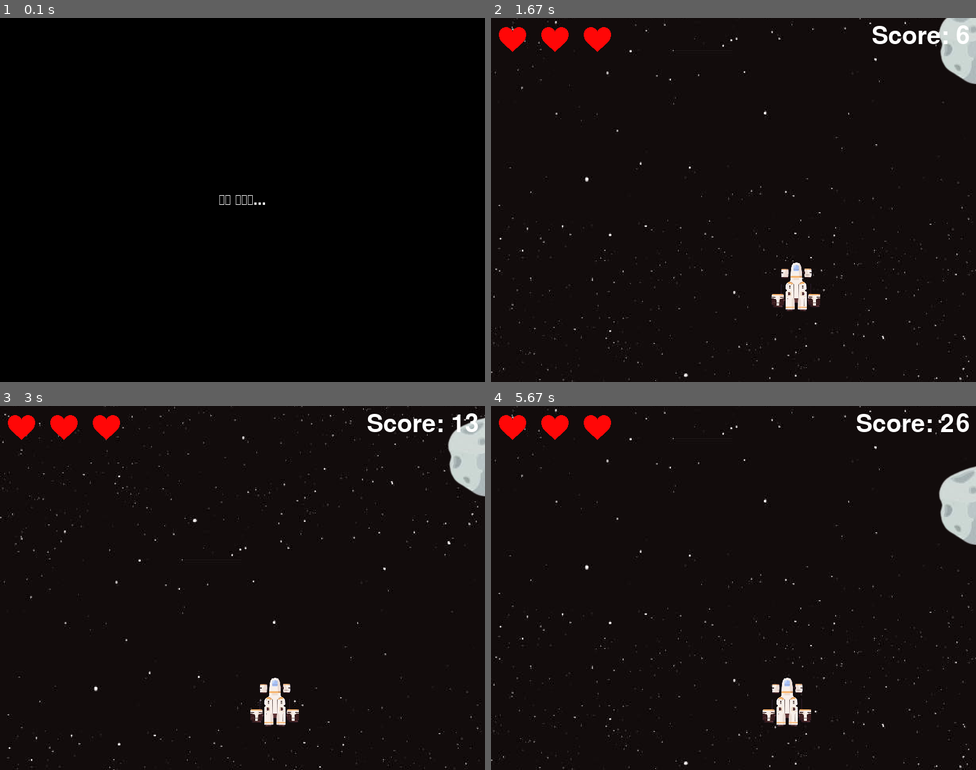
Above: before the commit, frames 1-4 (two rows, left to right).
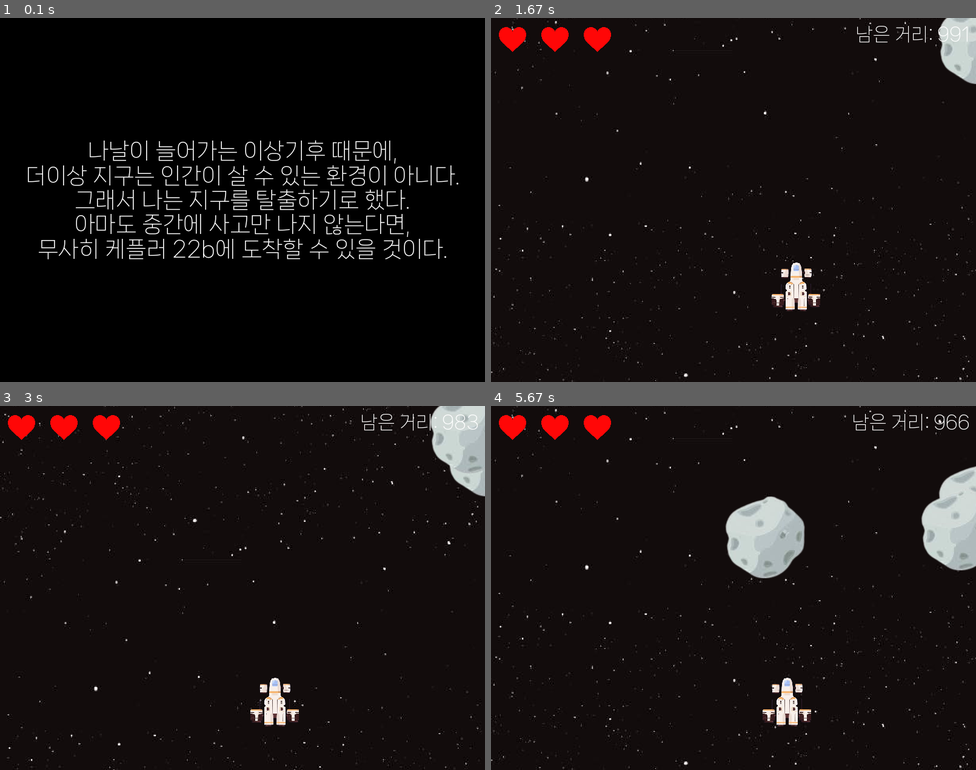
Above: after the commit, the same moments.

Repository: qkrtkdhs/codeplay
Game: pygame game, started from aiproject/gihuwigi/main.py
The game is run twice, just before and just after one commit, with the same random seed, the same clock (stepped at 60 frames per second) and the same inputs.
Inputs:
- Up to frame 1 (0.1 s): no input
- Up to frame 2 (1.67 s): tap Enter at 0.33 s; hold Right 0.67-1.13 s; hold Up 1.17-1.47 s; hold Right from 1.5 s (still down)
- Up to frame 3 (3 s): release Right at 1.97 s; hold Left 2-2.53 s; hold Down 2.57-2.87 s; hold Left from 2.9 s (still down)
- Up to frame 4 (5.67 s): release Left at 3.3 s; hold Up 3.33-3.7 s; hold Right 3.73-4.37 s; hold Down 4.4-4.77 s; hold Left 4.8-5.27 s; hold Right from 5.3 s (still down)

The runs differ from the first frame. In frame 1, 4.1% of the frame differs, in the area x 5-95%, y 33-67%; in frame 2, 0.5%; in frame 3, 1.7%; in frame 4, 4.8%, in the area x 48-100%, y 2-48%.

Commit message:
ㄱㅇㅊㅈ

Diff:
--- a/aiproject/gihuwigi/main.py
+++ b/aiproject/gihuwigi/main.py
@@ -14,6 +14,10 @@
 # 색깔 정의
 black = (0, 0, 0)
 white = (255, 255, 255)
+
+# 한글 폰트 설정
+font_path = "aiproject/gihuwigi/image/k_font.ttf"  # 한글 폰트 파일 경로에 맞게 수정
+korean_font = pygame.font.Font(font_path, 36)
 
 # 배경 설정
 background_image = pygame.image.load("aiproject/gihuwigi/image/bg.png").convert()
@@ -52,7 +56,7 @@
 ]
 enemies = []
 spawn_counter = 0
-enemy_speed_increment = 1
+enemy_speed_increment = 2
 
 # 하트 설정
 heart_image = pygame.image.load("aiproject/gihuwigi/image/hrt.png")  # 하트 이미지 파일 경로에 따라 수정
@@ -66,7 +70,7 @@
 collision_count = 0
 invincible_duration = 1
 last_collision_time = 0
-score = 0
+score = 1000
 story_displayed = False  # 스토리가 이미 표시되었는지 여부를 나타내는 변수
 game_started = False  # 게임이 시작되었는지 여부를 나타내는 변수
 
@@ -97,7 +101,7 @@
         enemies.append({
             "rect": enemy_rect,
             "speed": enemy_speed,
-            "image": enemy_image_surface
+            "image": enemy_image_surface  # 적 이미지를 딕셔너리에 추가
         })
         enemy_speed += enemy_speed_increment
 
@@ -113,6 +117,8 @@
 
 # 게임 루프
 clock = pygame.time.Clock()
+base_spawn_frequency = 60  # 초기 생성 주기
+spawn_frequency = base_spawn_frequency
 
 while True:
     for event in pygame.event.get():
@@ -134,7 +140,7 @@
         keys = pygame.key.get_pressed()
 
         if not game_over:
-            score += clock.get_time() / 100
+            score -= clock.get_time() / 80
             # 이동
             if keys[pygame.K_LEFT] and player_rect.x > 0:
                 player_x -= player_speed
@@ -170,7 +176,7 @@
                         print(f"Collision Count: {collision_count}")
 
                         if collision_count >= max_collisions:
-                            print("Game Over!")
+                            print("게임 오버")
                             game_over = True
                         else:
                             # 무적 상태일 때 반투명 처리
@@ -184,20 +190,33 @@
             # 하트 그리기
             draw_hearts()
 
-            # 적 생성
-            spawn_counter += 1.5
-            if spawn_counter >= 60:
+                # 이동하는 적
+        enemies_to_remove = []  # 삭제할 적들을 추적하기 위한 리스트 추가
+
+        for enemy in enemies:
+            if not game_over:  # 게임이 종료되지 않은 경우에만 이동
+                enemy["rect"].y += enemy["speed"]
+
+                # 적이 화면 아래로 벗어났을 때 삭제
+                if enemy["rect"].y > height:
+                    enemies_to_remove.append(enemy)
+
+                # 적 이미지를 화면에 그리기
+                screen.blit(enemy["image"], enemy["rect"].topleft)
+
+        # 삭제할 적들을 실제로 제거
+        for enemy in enemies_to_remove:
+            enemies.remove(enemy)
+        # 적 생성 주기 감소 (더 자주 생성되도록)
+        spawn_frequency -= 0.01  # 이 값은 적절히 조절하여 원하는 주기로 설정하세요.
+        spawn_frequency = max(spawn_frequency, 20)  # 최소 생성 주기 설정
+
+        # 적 생성
+        spawn_counter += 1
+        if spawn_counter >= int(spawn_frequency):
+            if not game_over:
                 spawn_enemy()
-            spawn_counter = 0
-
-            # 이동하는 적
-            for enemy in enemies:
-                enemy["rect"].y += enemy["speed"]
-
-            # 적 그리기
-            for enemy in enemies:
-                if enemy["image"]:
-                    screen.blit(enemy["image"], enemy["rect"].topleft)
+                spawn_counter = 0
 
         # 초당 프레임 수
         clock.tick(60)
@@ -209,11 +228,11 @@
 
         if game_over:
             font_size = 80  # 원하는 폰트 크기로 조절
-            font = pygame.font.Font(None, font_size)
+            font = pygame.font.Font(font_path, font_size)
 
             # 게임 오버와 점수를 나누어 각각 렌더링
-            game_over_text = font.render("Game over!", True, white)
-            score_text = font.render(f"Score: {int(score)}", True, white)
+            game_over_text = font.render("게임 오버", True, white)
+            score_text = font.render(f"남은 거리: {int(score)}", True, white)
 
             # 텍스트의 rect를 가져와 위치를 조절하여 화면에 표시
             game_over_rect = game_over_text.get_rect(center=(width // 2, height // 2 - font_size // 2))
@@ -222,9 +241,9 @@
             screen.blit(game_over_text, game_over_rect)
             screen.blit(score_text, score_rect)
         else:
-            font_size = 60  # 원하는 폰트 크기로 조절
-            font = pygame.font.Font(None, font_size)
-            score_text = font.render(f"Score: {int(score)}", True, white)
+            font_size = 30  # 원하는 폰트 크기로 조절
+            font = pygame.font.Font(font_path, font_size)
+            score_text = font.render(f"남은 거리: {int(score)}", True, white)
             score_rect = score_text.get_rect(topleft=(width - 10 - score_text.get_width(), 10))  # 화면 오른쪽 위로 조절
 
             screen.blit(score_text, score_rect)
@@ -235,10 +254,23 @@
         # 게임이 시작되지 않은 경우에는 스토리를 표시
         if not story_displayed:
             screen.fill(black)  # 화면을 검은색으로 채움
-            font = pygame.font.Font(None, 36)
-            story_text = font.render("옛날 옛적에...", True, white)
-            story_rect = story_text.get_rect(center=(width // 2, height // 2))
-            screen.blit(story_text, story_rect)
+            # Story text with line breaks
+            story_lines = [
+                "나날이 늘어가는 이상기후 때문에,",
+                "더이상 지구는 인간이 살 수 있는 환경이 아니다.",
+                "그래서 나는 지구를 탈출하기로 했다.",
+                "아마도 중간에 사고만 나지 않는다면,",
+                "무사히 케플러 22b에 도착할 수 있을 것이다."
+            ]
+
+            total_text_height = sum(korean_font.render(line, True, white).get_height() for line in story_lines)
+
+            # Render each line separately
+            y_offset = 0
+            for line in story_lines:
+                line_surface = korean_font.render(line, True, white)
+                screen.blit(line_surface, ((width - line_surface.get_width()) // 2, (height - total_text_height) // 2 + y_offset))
+                y_offset += line_surface.get_height()
 
             # 엔터를 누르면 스토리 표시 완료
             keys = pygame.key.get_pressed()  # 여기로 이동
@@ -249,7 +281,7 @@
         else:
             screen.fill(black)
             font = pygame.font.Font(None, 36)
-            start_text = font.render("Enter 키를 눌러 시작", True, white)
+            start_text = font.render("엔터를 눌러 시작", True, white)
             start_rect = start_text.get_rect(center=(width // 2, height // 2))
             screen.blit(start_text, start_rect)
 
Binary file added: aiproject/gihuwigi/image/k_font.ttf
